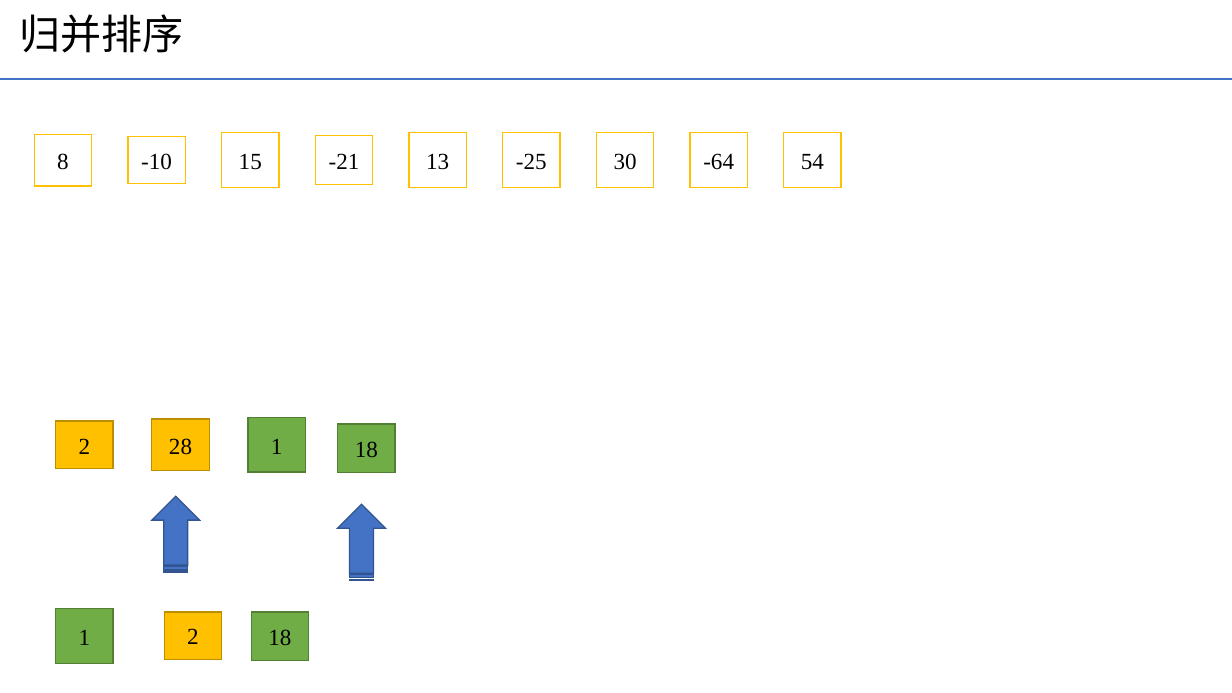
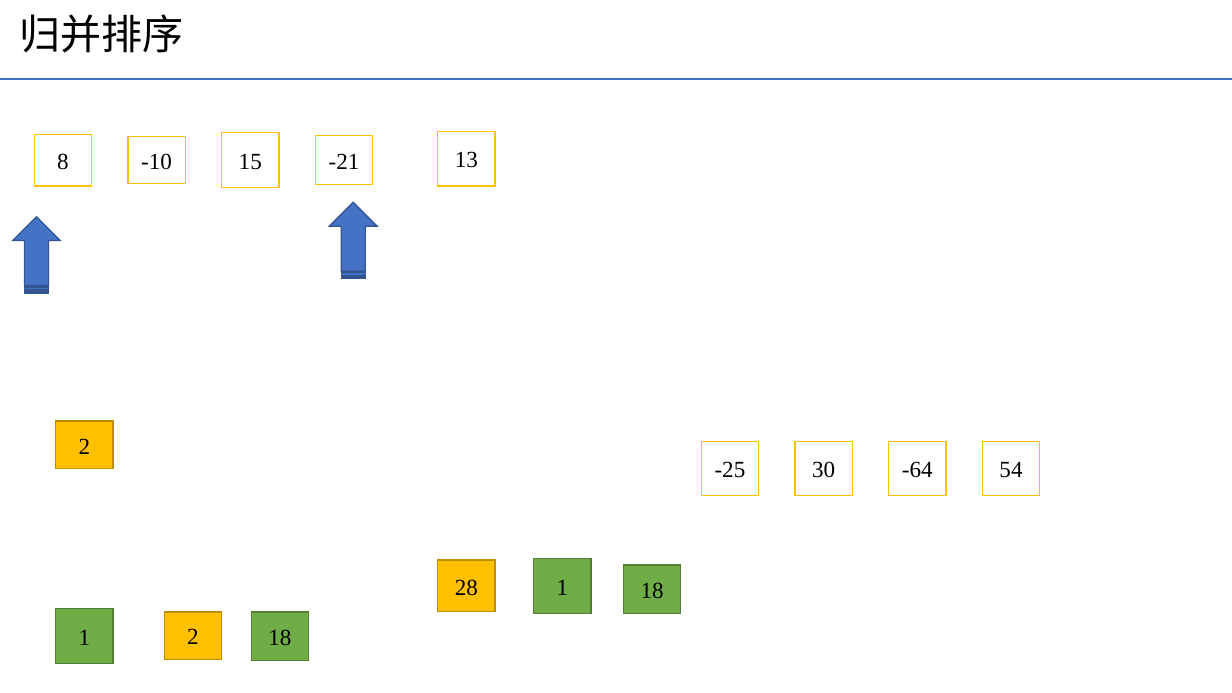
Before and after one commit to yechong316/Python-function, a slide deck: slide 11 of 数据结构与算法/线性表/数据结构可视化辅助理解，便于代码开发.pptx. Drawn at 1232x693 pixels with LibreOffice and Linux fonts; fonts in the diff are those of the drawing. Boxes give left, top, right and bottom in pixels: in the first picture for what was removed or moved away, otherwise in the second. Text is boxed around its words. In the diff, an @@ line names an element or a change of style, - is before the commit and + after.

```diff
--- a/数据结构与算法/线性表/数据结构可视化辅助理解，便于代码开发.pptx
+++ b/数据结构与算法/线性表/数据结构可视化辅助理解，便于代码开发.pptx
@@ rectangle "13": place and size @@
-rectangle "13" at (409, 133, 467, 188)
+rectangle "13" at (438, 131, 495, 186)
@@ striped right arrow: place and size @@
-striped right arrow at (152, 496, 200, 573)
+striped right arrow at (329, 202, 378, 279)
@@ striped right arrow: place and size @@
-striped right arrow at (338, 504, 386, 581)
+striped right arrow at (12, 217, 61, 293)
@@ 4 rectangles: place and size @@
-4 rectangles at (503, 133, 841, 188)
+4 rectangles at (701, 442, 1040, 496)
@@ 3 rectangles: place and size @@
-3 rectangles at (152, 418, 395, 473)
+3 rectangles at (438, 559, 681, 615)
```
Also in this commit, not shown: 2 other files.
